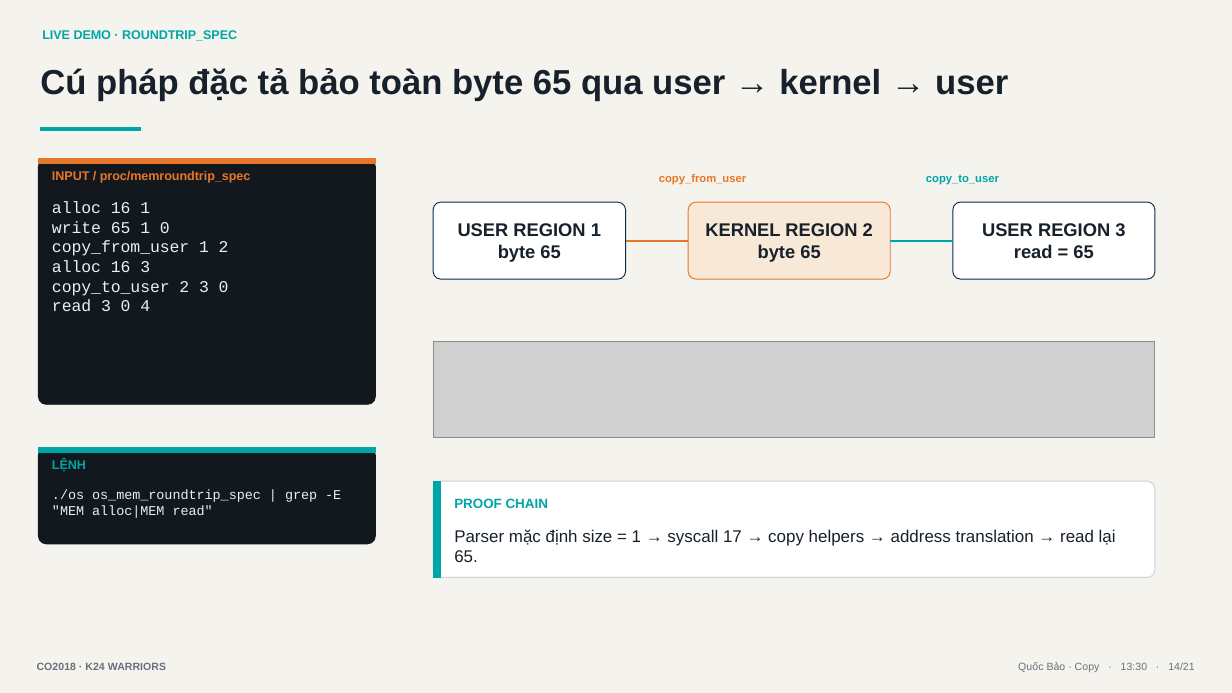
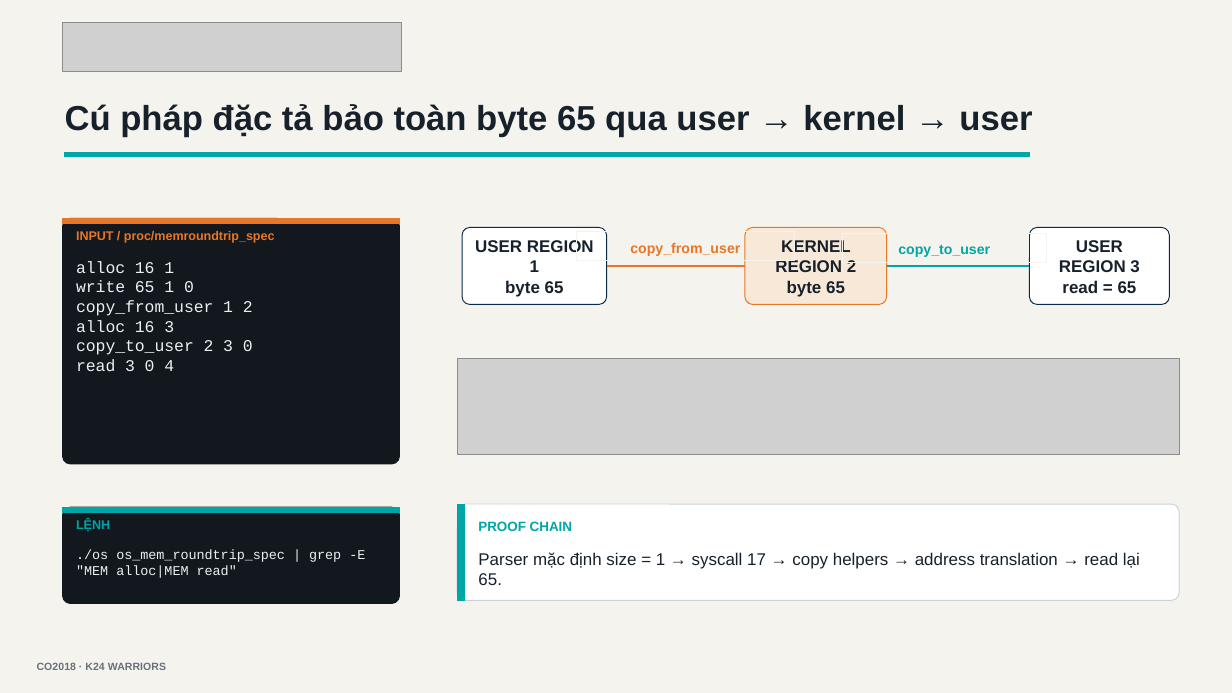
Before and after one commit to tranbaoanh21/os-assignment, a slide deck: slide 12 of os_simulator_demo_slides.pptx. Drawn at 1232x693 pixels with LibreOffice and Linux fonts; fonts in the diff are those of the drawing; grey boxes stand for pictures. Boxes give left, top, right and bottom in pixels: in the first picture for what was removed or moved away, otherwise in the second. Text is boxed around its words. In the diff, an @@ line names an element or a change of style, - is before the commit and + after.

Commit message:
prepare final live demo with paging tests

```diff
--- a/os_simulator_demo_slides.pptx
+++ b/os_simulator_demo_slides.pptx
@@ rectangle removed at (x1=41, y1=23, x2=329, y2=50) @@
-LIVE DEMO · ROUNDTRIP_SPEC
@@ picture added at (x1=63, y1=22, x2=402, y2=71) @@
@@ rectangle "Cú pháp đặc tả bảo ..." resized from (x1=39, y1=55, x2=1189, y2=123) to (x1=63, y1=92, x2=1036, y2=160) @@
@@ rectangle resized from (x1=41, y1=128, x2=140, y2=131) to (x1=65, y1=152, x2=1030, y2=157) @@
@@ rounded rectangle "USER REGION 1" resized from (x1=433, y1=202, x2=626, y2=279) to (x1=462, y1=227, x2=606, y2=304) @@
@@ rectangle "copy_from_user" resized from (x1=626, y1=164, x2=780, y2=192) to (x1=577, y1=231, x2=794, y2=260) @@
@@ rectangle "copy_from_user" at (x1=577, y1=231, x2=794, y2=260): size 8.7 to 11 pt; fill #F5F3EE to none @@
@@ rounded rectangle "KERNEL REGION 2" resized from (x1=689, y1=202, x2=891, y2=279) to (x1=745, y1=227, x2=886, y2=304) @@
@@ rectangle "copy_to_user" at (x1=843, y1=233, x2=1047, y2=262): size 8.7 to 11 pt; fill #F5F3EE to none @@
@@ rectangle "copy_to_user" resized from (x1=891, y1=164, x2=1035, y2=192) to (x1=843, y1=233, x2=1047, y2=262) @@
@@ size 14.2 to 13.2 pt in 3 elements at (x1=462, y1=227, x2=606, y2=304), (x1=745, y1=227, x2=886, y2=304), (x1=1030, y1=227, x2=1169, y2=304) @@
@@ rounded rectangle "USER REGION 3" resized from (x1=953, y1=202, x2=1155, y2=279) to (x1=1030, y1=227, x2=1169, y2=304) @@
@@ line moved from (626, 240) - (689, 240) to (607, 266) - (745, 266) @@
@@ line moved from (891, 240) - (953, 240) to (886, 266) - (1030, 266) @@
@@ picture moved from (x1=433, y1=342, x2=1155, y2=438) to (x1=457, y1=359, x2=1179, y2=455) @@
@@ 6 rectangles, 2 rounded rectangles moved together from (x1=39, y1=159, x2=376, y2=543) to (x1=63, y1=218, x2=400, y2=604) @@
@@ 2 rectangles, 1 rounded rectangle moved together from (x1=433, y1=482, x2=1155, y2=578) to (x1=457, y1=505, x2=1179, y2=601) @@
@@ rectangle "Parser mặc định size = ..." moved from (x1=453, y1=524, x2=1144, y2=568) to (x1=477, y1=546, x2=1168, y2=591) @@
@@ rectangle removed at (x1=818, y1=658, x2=1197, y2=679) @@
-Quốc Bảo · Copy · 13:30 · 14/21
```
Also in this commit, not shown: 16 other slides changed, 3 slides added, 1 slide removed, 14 other files.
